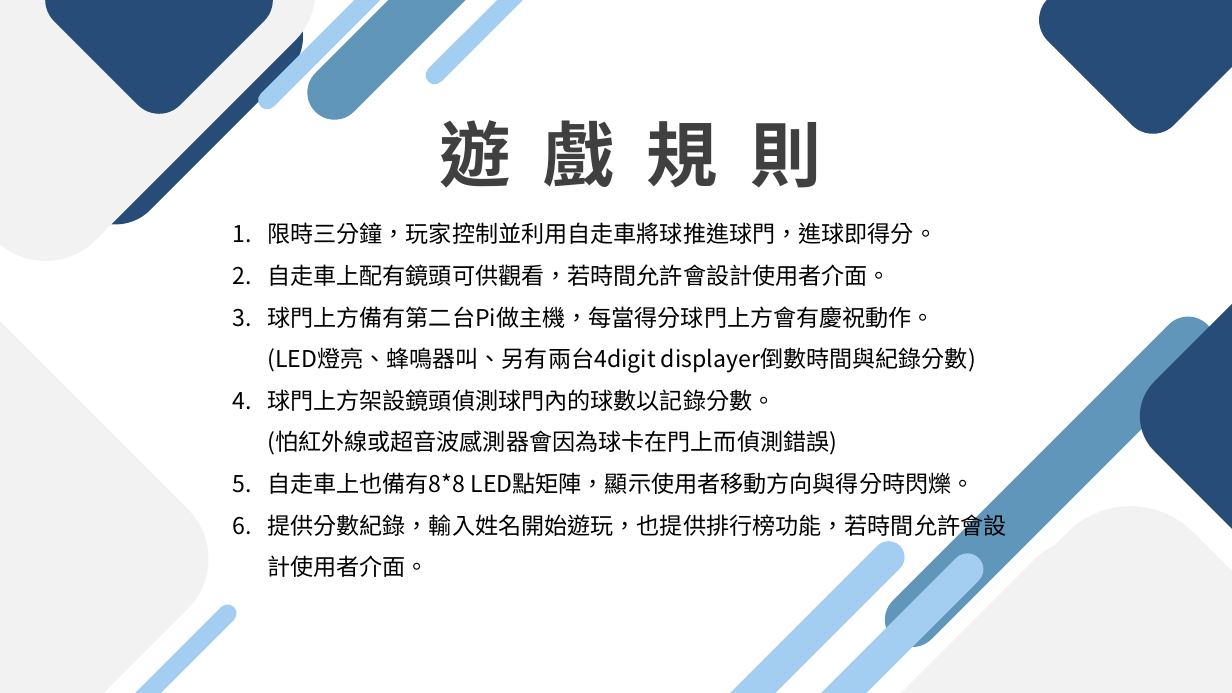
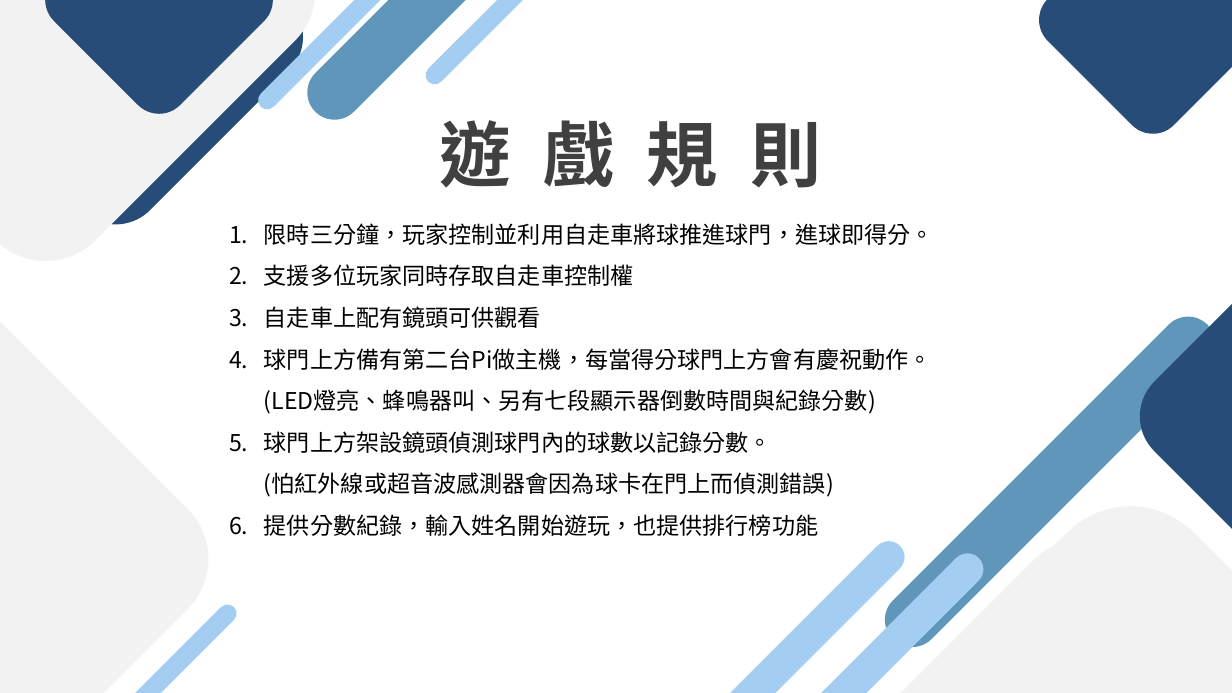
Before and after one commit to kerry96164/2024-EOS-FinalProject, a slide deck: slide 4 of final_project.pptx. Drawn at 1232x693 pixels with LibreOffice and Linux fonts; fonts in the diff are those of the drawing. Boxes give left, top, right and bottom in pixels: in the first picture for what was removed or moved away, otherwise in the second. Text is boxed around its words. In the diff, an @@ line names an element or a change of style, - is before the commit and + after.

```diff
--- a/final_project.pptx
+++ b/final_project.pptx
@@ text at [264, 264, 932, 414]: text changed @@
-2. 自走車上配有鏡頭可供觀看，若時間允許會設計使用者介面。
-3. 球門上方備有第二台Pi做主機，每當得分球門上方會有慶祝動作。
-   (LED燈亮、蜂鳴器叫、另有兩台4digit displayer倒數時間與紀錄分數)
+2. 支援多位玩家同時存取自走車控制權
+3. 自走車上配有鏡頭可供觀看
+4. 球門上方備有第二台Pi做主機，每當得分球門上方會有慶祝動作。
+   (LED燈亮、蜂鳴器叫、另有七段顯示器倒數時間與紀錄分數)
@@ text at [264, 514, 818, 536]: text changed @@
-5. 自走車上也備有8*8 LED點矩陣，顯示使用者移動方向與得分時閃爍。
-6. 提供分數紀錄，輸入姓名開始遊玩，也提供排行榜功能，若時間允許會設計使用者介面。
+6. 提供分數紀錄，輸入姓名開始遊玩，也提供排行榜功能
```
Also in this commit, not shown: 8 other slides changed, 3 other files.
